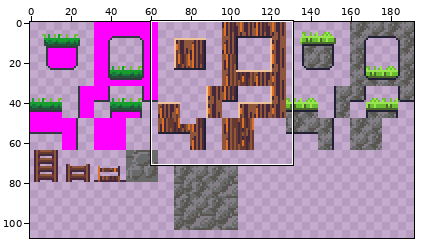
One commit to this pixel-art file: assets/tilemap16.aseprite. The picture above shows the old version from afar; the outline marks the close-up.
Close-up. Before:
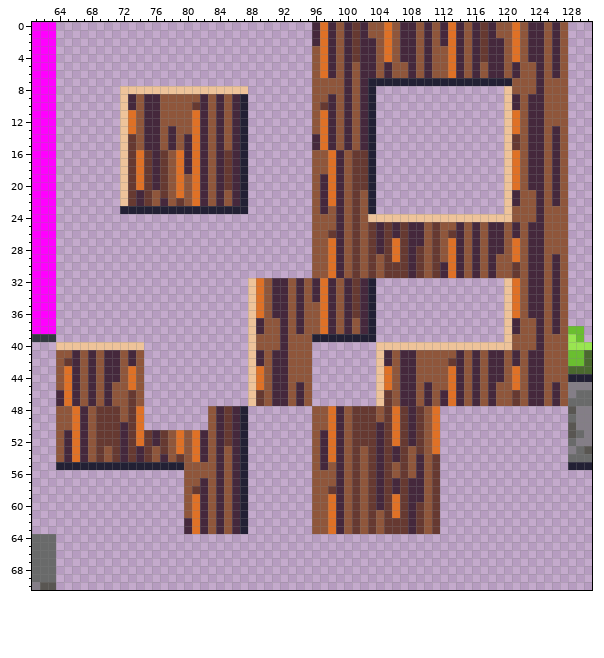
192x120 pixels, 1 frame. Shown: x 61..130, y 0..70. The wide view leaves out empty margins.
The result:
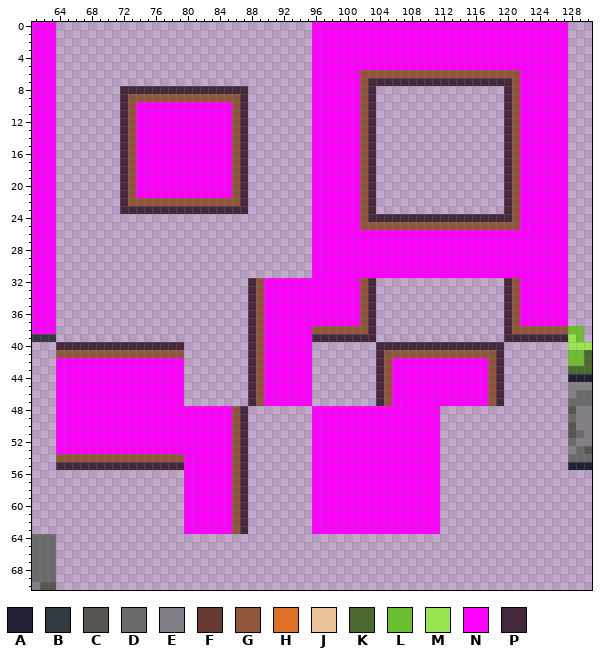
Palette (. is transparent): A #222034  B #333941  C #595652  D #696a6a  E #847e87  F #663931  G #8f563b  H #df7126  J #eec39a  K #4b692f  L #6abe30  M #99e550  N #ff00ff  P #45283c
From old to new:
y 0..1: x 96..127 PHPGPFPGGHGPPGPGPHPGPFPGGHGPPGPG -> NNNNNNNNNNNNNNNNNNNNNNNNNNNNNNNN
y 2: x 96..127 PHPGPFPPGHGPPGPGPHPGPFPPGHGPPGPG -> NNNNNNNNNNNNNNNNNNNNNNNNNNNNNNNN
y 3..4: x 96..127 GHPGPFPPGHGPPGPGGHPGPFPPGHGPPGPG -> NNNNNNNNNNNNNNNNNNNNNNNNNNNNNNNN
y 5: x 96..127 GHPGPGPPGPGGPGPGGHPGPGPPGPGGPGPG -> NNNNNNNNNNNNNNNNNNNNNNNNNNNNNNNN
y 6: x 96..103 GHPGPGPP -> NNNNNNGG; x 105 P -> G; x 108 P -> G; x 110 P -> G; x 113..114 HP -> GG; x 116 P -> G; x 118..119 PP -> GG; x 121..127 PGGPGPG -> GNNNNNN
y 7: x 96..120 GGGGPGPAAAAAAAAAAAAAAAAAA -> NNNNNNGPPPPPPPPPPPPPPPPPP; x 122..127 GGPGGG -> NNNNNN
y 8: x 72..87 JJJJJJJJJJJJJJJJ -> PPPPPPPPPPPPPPPP; x 96..103 GGGGPGPA -> NNNNNNGP; x 120 J -> P; x 122..127 GGPGGG -> NNNNNN
y 9: x 72..73 JP -> PG; x 75..76 PP -> GG; x 82 P -> G; x 84 P -> G; x 86..87 PA -> GP; x 96..103 GGPGPGPA -> NNNNNNGP; x 120..127 JPGPPGGG -> PGNNNNNN
y 10: x 72..87 JPGPPGGGGFPGPGPA -> PGNNNNNNNNNNNNGP; x 96..103 GFPGPGPA -> NNNNNNGP; x 120..127 JPGPPGGG -> PGNNNNNN
y 11..12: x 72..87 JHGPPGGGGHPGPGPA -> PGNNNNNNNNNNNNGP; x 96..103 GHPGPGPA -> NNNNNNGP; x 120..127 JHGPPGGG -> PGNNNNNN
y 13: x 72..87 JHGPPGPGGHPGPGPA -> PGNNNNNNNNNNNNGP; x 96..103 GHPGPGPA -> NNNNNNGP; x 120..127 JHGPPGPG -> PGNNNNNN
y 14..15: x 72..87 JFGPPGPGPHPGPGPA -> PGNNNNNNNNNNNNGP; x 96..103 PHPGPGPA -> NNNNNNGP; x 120..127 JFGPPGPG -> PGNNNNNN
y 16..18: x 72..87 JFHFPFGHPHPGPFPA -> PGNNNNNNNNNNNNGP; x 96..103 GGHPGFFA -> NNNNNNGP; x 120..127 JHGPPGPG -> PGNNNNNN
y 19..20: x 72..87 JFHFPFGHGHPGPFPA -> PGNNNNNNNNNNNNGP; x 96..103 GPHPGFFA -> NNNNNNGP; x 120..127 JHGPPGPG -> PGNNNNNN
y 21: x 72..87 JFPFGFGHGHPGPGPA -> PGNNNNNNNNNNNNGP; x 96..101 GPHPGF -> NNNNNN; x 103 A -> P; x 120..127 JPGGPGPG -> PGNNNNNN
y 22: x 72..75 JFPF -> PGGG; x 77 P -> G; x 79 F -> G; x 81..82 HP -> GG; x 84 P -> G; x 86..87 PA -> GP; x 96..101 GPHPGF -> NNNNNN; x 103 A -> P; x 120..127 JPGGPGPG -> PGNNNNNN
y 23: x 72..87 AAAAAAAAAAAAAAAA -> PPPPPPPPPPPPPPPP; x 96..101 GPGPGF -> NNNNNN; x 103 A -> P; x 120 J -> P; x 122..127 GGPGGG -> NNNNNN
y 24: x 96..101 GGGPGF -> NNNNNN; x 103..120 JJJJJJJJJJJJJJJJJJ -> PPPPPPPPPPPPPPPPPP; x 122..127 GGPGGG -> NNNNNN
y 25: x 96..101 GGGPGF -> NNNNNN; x 103..109 FPFPFPP -> GGGGGGG; x 111 F -> G; x 114 P -> G; x 116 P -> G; x 118..119 PP -> GG; x 121..127 PGPPGGG -> GNNNNNN
y 26: x 96..127 GGFPGFGFPFPFPPGFGFPGPGPPGPGPPGGG -> NNNNNNNNNNNNNNNNNNNNNNNNNNNNNNNN
y 27: x 96..127 GGHPGFGFPFHFPPGFGHPGPGPPGHGPPGGG -> NNNNNNNNNNNNNNNNNNNNNNNNNNNNNNNN
y 28: x 96..127 GGHPGFGFPFHFPFGFGHPGPGPPGHGPPGGG -> NNNNNNNNNNNNNNNNNNNNNNNNNNNNNNNN
y 29: x 96..127 GGHPGFGFGFHFPFGFGHPGPGPGGHGPPGPG -> NNNNNNNNNNNNNNNNNNNNNNNNNNNNNNNN
y 30..31: x 96..127 GGHPGFGFGFFFPFGFPHPGPGPGGFGPPGPG -> NNNNNNNNNNNNNNNNNNNNNNNNNNNNNNNN
y 32..34: x 88..103 JHGPPGPGPHPGPFPA -> PGNNNNNNNNNNNNGP; x 120..127 JHGPPGPG -> PGNNNNNN
y 35..36: x 88..103 JHGPPGPGGHPGPFPA -> PGNNNNNNNNNNNNGP; x 120..127 JHGPPGPG -> PGNNNNNN
y 37: x 88..103 JPGGPGPGGHPGPGPA -> PGNNNNNNNNNNNNGP; x 120..127 JPGGPGPG -> PGNNNNNN
y 38: x 88..95 JPGGPGPG -> PGNNNNNN; x 97..98 HP -> GG; x 100 P -> G; x 102..103 PA -> GP; x 120..121 JP -> PG; x 124 P -> G; x 126 P -> G
y 39: x 88 J -> P; x 90..103 GGPGGGAAAAAAAA -> NNNNNNPPPPPPPP; x 120..123 JGGG -> PPPP; x 125..127 GGG -> PPP
y 40: x 64..79 JJJJJJJJJJJ..... -> PPPPPPPPPPPPPPPP; x 88 J -> P; x 90..95 GGPGGG -> NNNNNN; x 104..127 JJJJJJJJJJJJJJJJJGGGPGGG -> PPPPPPPPPPPPPPPP........
y 41: x 66 P -> G; x 68 P -> G; x 70..71 PP -> GG; x 73 P -> G; x 75..79 ..... -> GGGGG; x 88..95 JPGPPGGG -> PGNNNNNN; x 104..105 JP -> PG; x 107..108 PP -> GG; x 114 P -> G; x 116 P -> G; x 118 P -> G; x 120..127 GPGPPGGG -> ........
y 42: x 64..79 GFPGPGPPGPG..... -> NNNNNNNNNNNNNNNN; x 88..95 JPGPPGGG -> PGNNNNNN; x 104..118 JPGPPGGGGFPGPGP -> PGNNNNNNNNNNNNG; x 120..127 GPGPPGGG -> ........
y 43..44: x 64..79 GHPGPGPPGHG..... -> NNNNNNNNNNNNNNNN; x 88..95 JHGPPGGG -> PGNNNNNN; x 104..118 JHGPPGGGGHPGPGP -> PGNNNNNNNNNNNNG; x 120..127 GHGPPGGG -> ........
y 45: x 64..79 GHPGPGPGGHG..... -> NNNNNNNNNNNNNNNN; x 88..95 JHGPPGPG -> PGNNNNNN; x 104..127 JHGPPGPGGHPGPGPGGHGPPGPG -> PGNNNNNNNNNNNNGP........
y 46..47: x 64..79 PHPGPGPGGFG..... -> NNNNNNNNNNNNNNNN; x 88..95 JFGPPGPG -> PGNNNNNN; x 104..127 JFGPPGPGPHPGPGPGGFGPPGPG -> PGNNNNNNNNNNNNGP........
y 48..49: x 64..87 GGHPGFFFGFH........GPFPA -> NNNNNNNNNNNNNNNNNNNNNNGP; x 96..111 GGHPGFFFGFHFPFGH -> NNNNNNNNNNNNNNNN
y 50: x 64..87 GGHPGFFFPFH........GPFPA -> NNNNNNNNNNNNNNNNNNNNNNGP; x 96..111 GGHPGFFFPFHFPFGH -> NNNNNNNNNNNNNNNN
y 51..52: x 64..87 GPHPGFFFPFHFPFGHGHPGPFPA -> NNNNNNNNNNNNNNNNNNNNNNGP; x 96..111 GPHPGFFFPFHFPFGH -> NNNNNNNNNNNNNNNN
y 53: x 64..87 GPHPGFGFPFPFGFGHGHPGPGPA -> NNNNNNNNNNNNNNNNNNNNNNGP; x 96..111 GPHPGFGFPFPFGFGH -> NNNNNNNNNNNNNNNN
y 54: x 65..67 PHP -> GGG; x 69 F -> G; x 71..75 FPFPF -> GGGGG; x 77 P -> G; x 79..87 FGHPGPGPA -> GNNNNNNGP; x 96..111 GPHPGFGFPFPFGPGF -> NNNNNNNNNNNNNNNN
y 55: x 64..87 AAAAAAAAAAAAAAAAGGGGPGPA -> PPPPPPPPPPPPPPPPNNNNNNGP; x 96..111 GPGPGFGFPFGFGPGF -> NNNNNNNNNNNNNNNN
y 56: x 80..87 GGGGPGPA -> NNNNNNGP; x 96..111 GGGPGFGFPFGFGPGF -> NNNNNNNNNNNNNNNN
y 57: x 80..87 GGPGPGPA -> NNNNNNGP; x 96..111 GGGPGFGFPFPFPPGF -> NNNNNNNNNNNNNNNN
y 58: x 80..87 GFPGPGPA -> NNNNNNGP; x 96..111 GGFPGFGFPFPFPPGF -> NNNNNNNNNNNNNNNN
y 59: x 80..87 GHPGPGPA -> NNNNNNGP; x 96..111 GGHPGFGFPFHFPPGF -> NNNNNNNNNNNNNNNN
y 60: x 80..87 GHPGPGPA -> NNNNNNGP; x 96..111 GGHPGFGFPFHFPFGF -> NNNNNNNNNNNNNNNN
y 61: x 80..87 GHPGPGPA -> NNNNNNGP; x 96..111 GGHPGFGFGFHFPFGF -> NNNNNNNNNNNNNNNN
y 62..63: x 80..87 PHPGPGPA -> NNNNNNGP; x 96..111 GGHPGFGFGFFFPFGF -> NNNNNNNNNNNNNNNN
Where, in picture pixels (left, top, right, bottom), the same in both close-ups:
changed: (56, 22, 568, 534)
